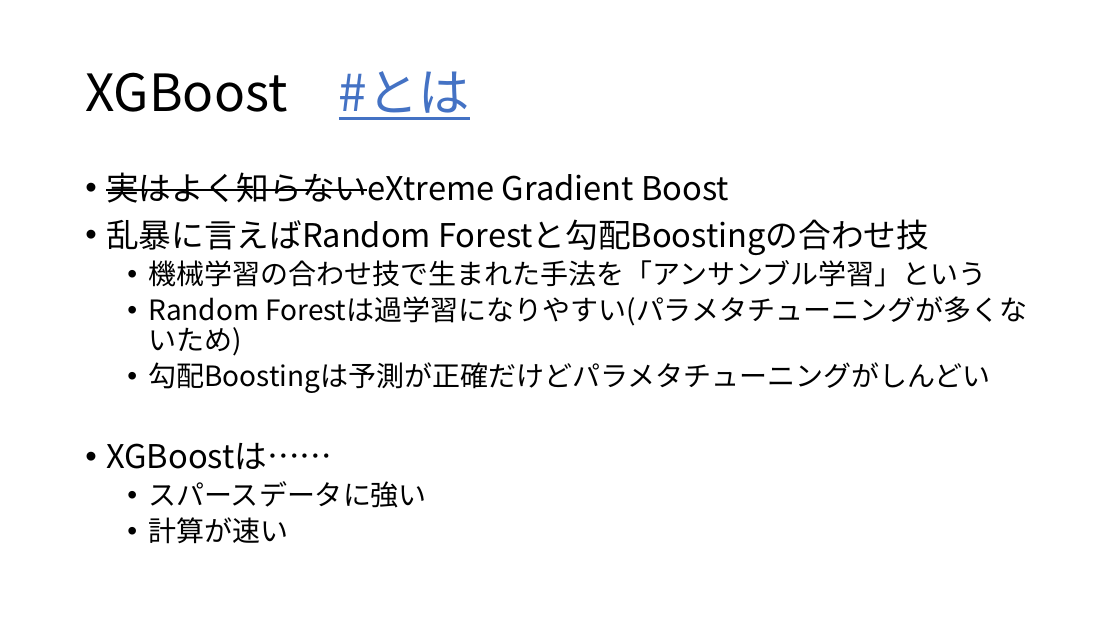
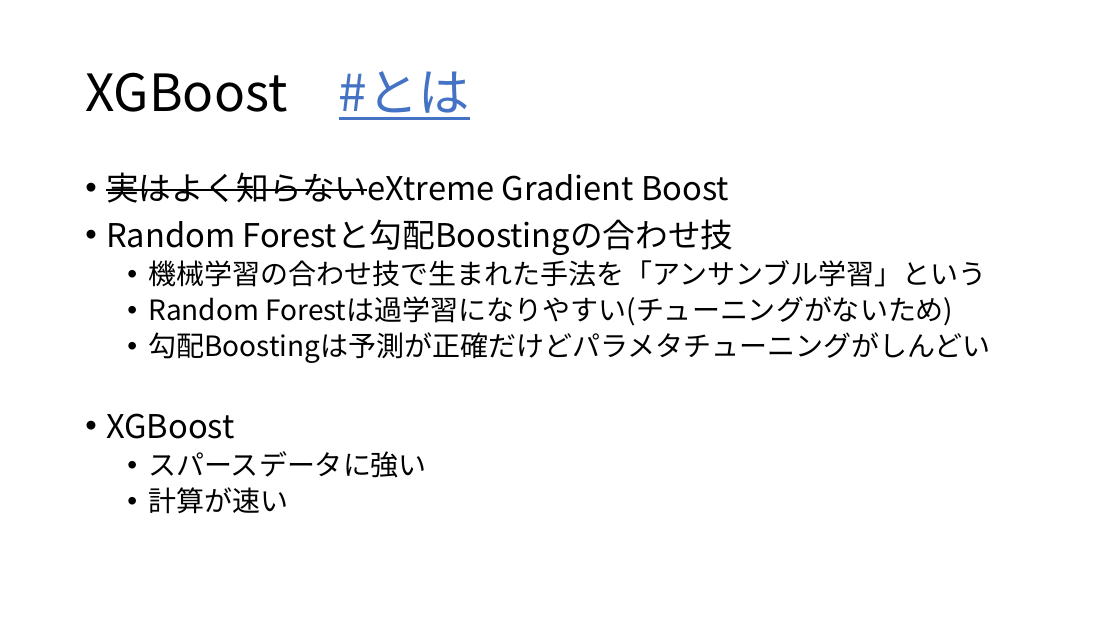
Before and after one commit to 8-u8/Kaggle, a slide deck: slide 22 of Santander/output/caretパッケージを使ったXGBoostのformula型.pptx (slide 19 before the commit). Drawn at 1120x630 pixels with LibreOffice and Linux fonts; fonts in the diff are those of the drawing. Boxes give left, top, right and bottom in pixels: in the first picture for what was removed or moved away, otherwise in the second. Text is boxed around its words. In the diff, an @@ line names an element or a change of style, - is before the commit and + after.

```diff
--- a/Santander/output/caretパッケージを使ったXGBoostのformula型.pptx
+++ b/Santander/output/caretパッケージを使ったXGBoostのformula型.pptx
@@ text at <box>106,219,734,255</box>: text changed @@
-• 乱暴に言えばRandom Forestと勾配Boostingの合わせ技
+• Random Forestと勾配Boostingの合わせ技
@@ text at <box>148,296,953,326</box>: text changed @@
-  • Random Forestは過学習になりやすい(パラメタチューニングが多くないため)
+  • Random Forestは過学習になりやすい(チューニングがないため)
@@ text at <box>106,413,234,439</box>: text changed @@
-• XGBoostは……
+• XGBoost
```
Also in this commit, not shown: 15 other slides changed, 5 slides added, 1 slide removed, 2 other files.
